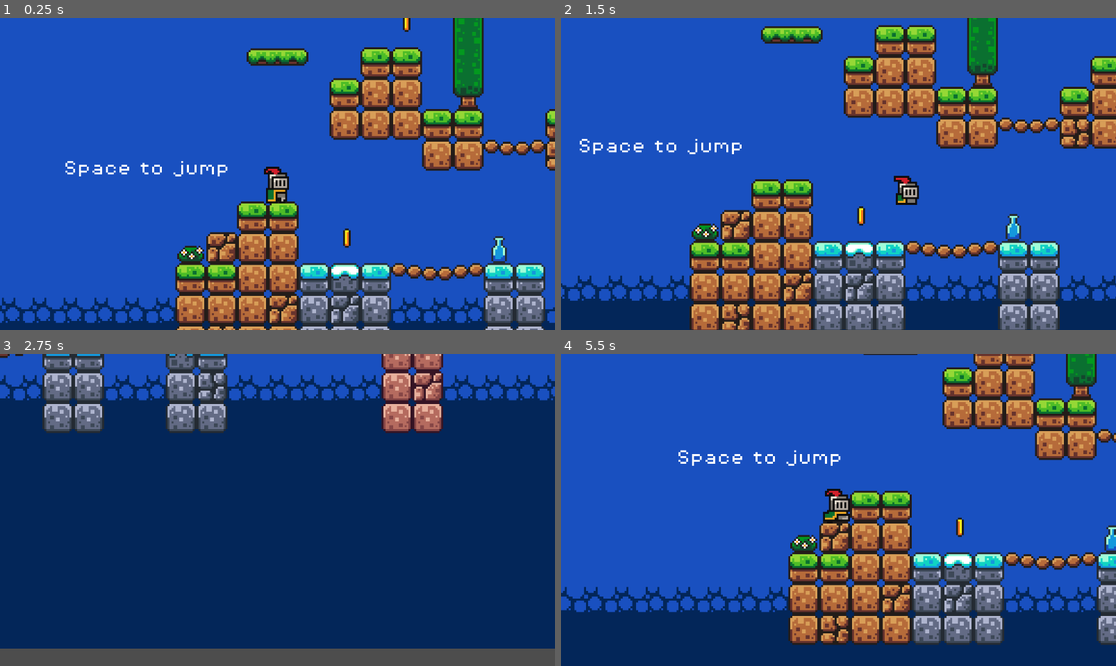
Above: before the commit, frames 1-4 (two rows, left to right).
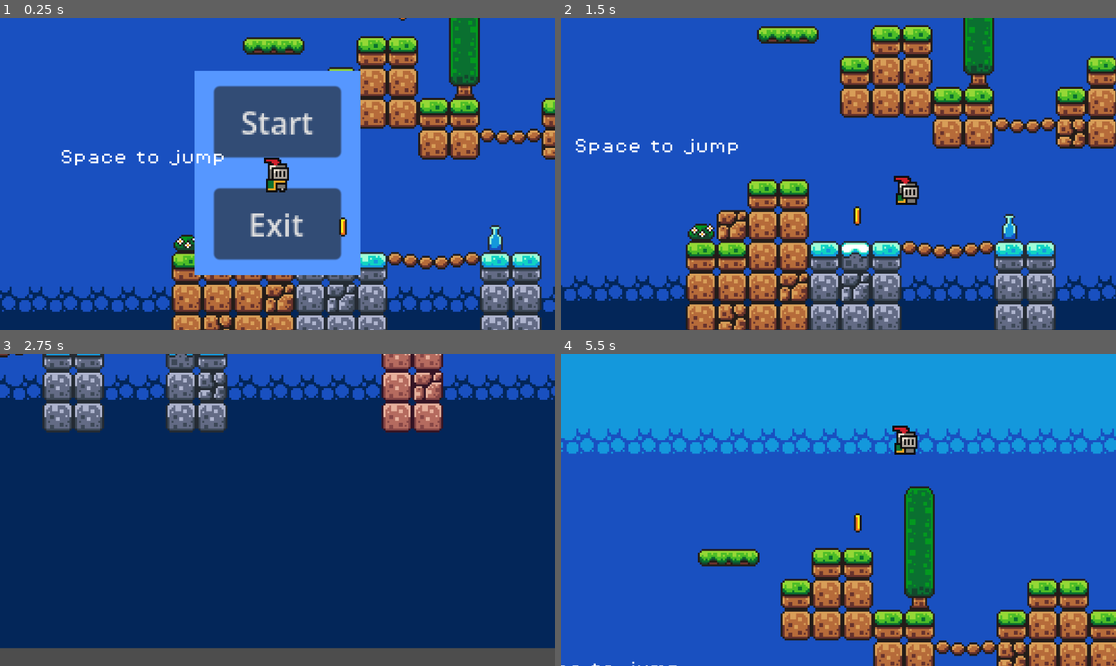
Above: after the commit, the same moments.

Repository: Velocity330/intro-to-game-engines
Game: Godot game, scene res://scenes/game.tscn
Two runs of this game, one before a commit and one after it. Both use one fixed random seed, a clock stepped at 60 frames per second and the inputs below.
Inputs (mouse positions are in pixels of both pictures, inside the frame that each line leads up to):
- Up to frame 1 (0.25 s): no input
- Up to frame 2 (1.5 s): click (838, 117) at 0.5 s, where only the run after the commit has a clickable "Start"; hold Right (move_right) from 1.28 s (still down)
- Up to frame 3 (2.75 s): keep holding Right (move_right); tap Z (jump, bound only after the commit) at 1.52, 2.27 s
- Up to frame 4 (5.5 s): release Right (move_right) at 2.78 s; hold Left (move_left) 2.78-3.5 s; click (849, 463) at 3.5 s, where only the run after the commit has a clickable "Start"; hold Right (move_right) from 4.28 s (still down); tap Z (jump, bound only after the commit) at 4.52, 5.27 s

The runs differ from the first frame. In frame 1, 42% of the frame differs, in the area x 0-100%, y 0-100%; in frame 2, 20%; in frame 3, 1.7%; in frame 4, 63%.

Commit message:
WrightMicah_2DPolish_01
an attempt

Diff:
--- /dev/null
+++ b/gamescene.tscn
@@ -0,0 +1,11 @@
+[gd_scene format=3 uid="uid://b5epe20vir8d0"]
+
+[node name="Gamescene" type="Node2D" unique_id=1344125303]
+
+[node name="Label" type="Label" parent="." unique_id=1330111565]
+offset_right = 845.0
+offset_bottom = 296.0
+theme_override_font_sizes/font_size = 48
+text = "Start"
+horizontal_alignment = 1
+vertical_alignment = 1
--- a/project.godot
+++ b/project.godot
@@ -36,19 +36,17 @@
 
 jump={
 "deadzone": 0.2,
-"events": [Object(InputEventKey,"resource_local_to_scene":fa …(140 unchanged characters)… d":false,"keycode":0,"physical_keycode":32,"key_label":0,"unicode":32,"location":0,"echo":false,"script":null)
+"events": [Object(InputEventKey,"resource_local_to_scene":fa …(140 unchanged characters)… d":false,"keycode":0,"physical_keycode":90,"key_label":0,"unicode":122,"location":0,"echo":false,"script":null)
 ]
 }
 move_left={
 "deadzone": 0.2,
 "events": [Object(InputEventKey,"resource_local_to_scene":false,"resource_name":"","device":-1,"window_id":0,"alt_press …(195 unchanged characters)…
-, Object(InputEventKey,"resource_local_to_scene":false,"resource_name":"","device":-1,"window_id":0,"alt_pressed":false,"shift_pressed":false,"ctrl_pressed":false,"meta_pressed":false,"pressed":false,"keycode":0,"physical_keycode":65,"key_label":0,"unicode":97,"location":0,"echo":false,"script":null)
 ]
 }
 move_right={
 "deadzone": 0.2,
 "events": [Object(InputEventKey,"resource_local_to_scene":false,"resource_name":"","device":-1,"window_id":0,"alt_press …(195 unchanged characters)…
-, Object(InputEventKey,"resource_local_to_scene":false,"resource_name":"","device":-1,"window_id":0,"alt_pressed":false,"shift_pressed":false,"ctrl_pressed":false,"meta_pressed":false,"pressed":false,"keycode":0,"physical_keycode":68,"key_label":0,"unicode":100,"location":0,"echo":false,"script":null)
 ]
 }
 
--- a/scenes/game.tscn
+++ b/scenes/game.tscn
@@ -12,6 +12,7 @@
 [ext_resource type="PackedScene" uid="uid://dmsu4bdl28xlu" path="res://scenes/music.tscn" id="10_vtaks"]
 [ext_resource type="PackedScene" uid="uid://flnp3qswvr2h" path="res://scenes/orange.tscn" id="11_dinhu"]
 [ext_resource type="Script" uid="uid://ew0j0smv0j51" path="res://scripts/orange.gd" id="12_kvuet"]
+[ext_resource type="Script" uid="uid://d8t6lr6gsbft" path="res://scenes/menu.gd" id="13_kvuet"]
 
 [sub_resource type="TileSetAtlasSource" id="TileSetAtlasSource_lnu2h"]
 texture = ExtResource("1_yqjtg")
@@ -226,6 +227,13 @@
 &"moveplatform": SubResource("Animation_vtaks")
 }
 
+[sub_resource type="StyleBoxFlat" id="StyleBoxFlat_kvuet"]
+content_margin_left = 10.0
+content_margin_top = 8.0
+content_margin_right = 10.0
+content_margin_bottom = 8.0
+bg_color = Color(0.3392929, 0.5923558, 1, 1)
+
 [node name="Game" type="Node2D" unique_id=1091685326]
 position = Vector2(-886, -6)
 
@@ -259,7 +267,7 @@
 
 [node name="Player" parent="." unique_id=934755897 instance=ExtResource("1_uwrxv")]
 z_index = 5
-position = Vector2(64, -15)
+position = Vector2(66, -5)
 
 [node name="Camera2D" type="Camera2D" parent="Player" unique_id=1521020979]
 position = Vector2(0, -7)
@@ -400,6 +408,43 @@
 position = Vector2(-450, -529)
 script = ExtResource("12_kvuet")
 
+[node name="Menu" type="Control" parent="." unique_id=2101220583]
+layout_mode = 3
+anchors_preset = 0
+offset_left = 462.0
+offset_top = -71.0
+offset_right = 502.0
+offset_bottom = -31.0
+script = ExtResource("13_kvuet")
+
+[node name="MarginContainer" type="MarginContainer" parent="Menu" unique_id=1080205080]
+layout_mode = 0
+offset_left = -439.0
+offset_top = 9.0
+offset_right = -353.0
+offset_bottom = 115.0
+
+[node name="PanelContainer" type="PanelContainer" parent="Menu/MarginContainer" unique_id=269141413]
+layout_mode = 2
+theme_override_styles/panel = SubResource("StyleBoxFlat_kvuet")
+
+[node name="VBoxContainer" type="VBoxContainer" parent="Menu/MarginContainer/PanelContainer" unique_id=2003045072]
+layout_mode = 2
+theme_override_constants/separation = 16
+
+[node name="Play" type="Button" parent="Menu/MarginContainer/PanelContainer/VBoxContainer" unique_id=1013727883]
+layout_mode = 2
+size_flags_vertical = 3
+theme_override_constants/h_separation = 0
+text = "Start"
+
+[node name="Quit" type="Button" parent="Menu/MarginContainer/PanelContainer/VBoxContainer" unique_id=1438007240]
+layout_mode = 2
+size_flags_vertical = 3
+text = "Exit"
+
 [connection signal="body_entered" from="Fruits/Orange" to="Fruits/Orange" method="_on_body_entered"]
 [connection signal="body_entered" from="Fruits/Orange2" to="Fruits/Orange2" method="_on_body_entered"]
 [connection signal="body_entered" from="Fruits/Orange3" to="Fruits/Orange3" method="_on_body_entered"]
+[connection signal="pressed" from="Menu/MarginContainer/PanelContainer/VBoxContainer/Play" to="Menu" method="_on_play_pressed"]
+[connection signal="pressed" from="Menu/MarginContainer/PanelContainer/VBoxContainer/Quit" to="Menu" method="_on_quit_pressed"]
--- /dev/null
+++ b/scenes/menu.gd
@@ -0,0 +1,8 @@
+extends Control
+
+func _on_play_pressed() -> void:
+	queue_free()
+
+
+func _on_quit_pressed() -> void:
+	get_tree().quit()
Not shown, added: export_presets.cfg
Not shown, added: scenes/menu.gd.uid
Not shown, added: Intro to Game Engines.console.exe
Not shown, added: Intro to Game Engines.exe
Not shown, added: Intro to Game Engines.pck
